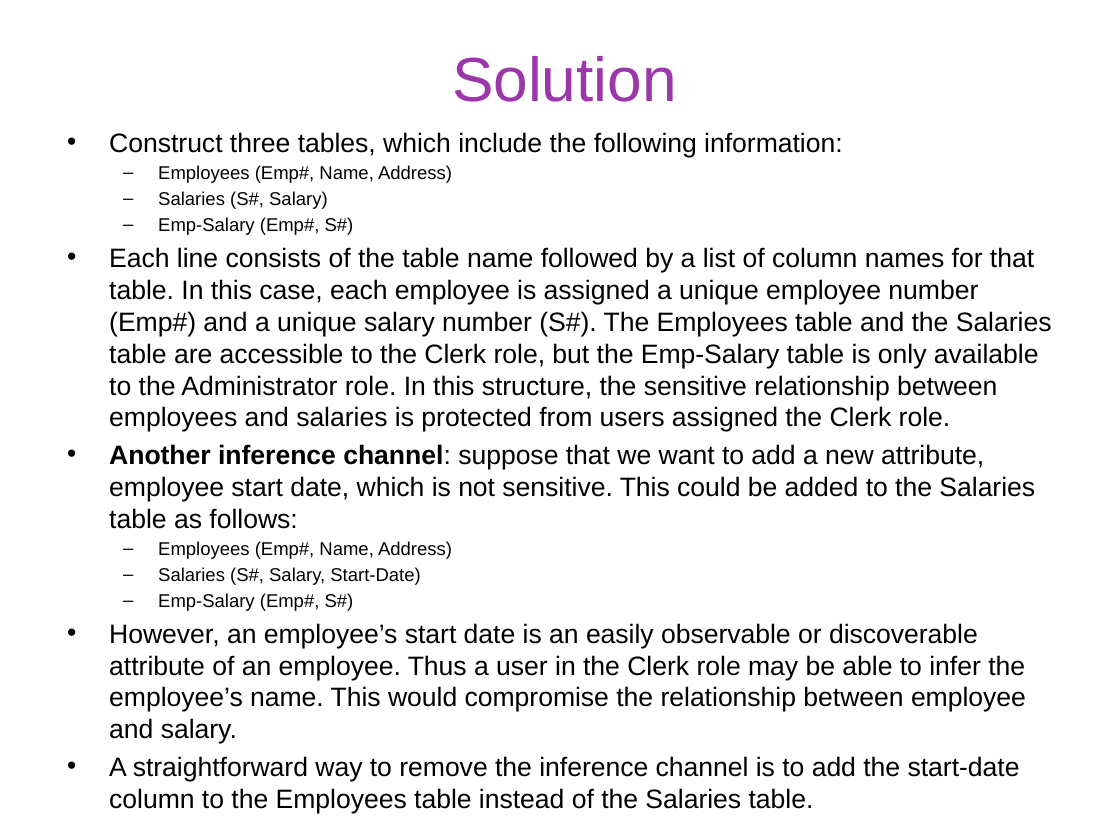
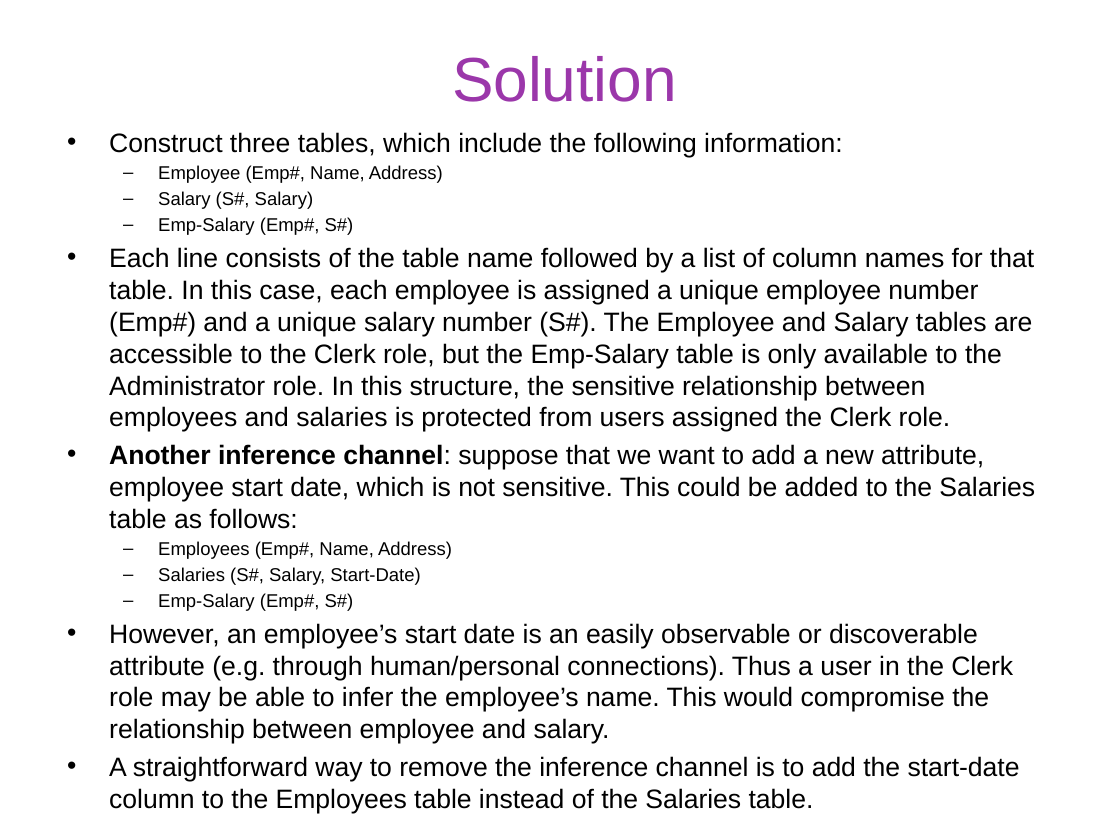
Before and after one commit to gulaoshi/gu.github.io, a slide deck: slide 29 of InfoSec/PPTs/L6-CH05-Database Security.pptx. Drawn at 1120x840 pixels with LibreOffice and Linux fonts; fonts in the diff are those of the drawing. Boxes give left, top, right and bottom in pixels: in the first picture for what was removed or moved away, otherwise in the second. Text is boxed around its words. In the diff, an @@ line names an element or a change of style, - is before the commit and + after.

```diff
--- a/InfoSec/PPTs/L6-CH05-Database Security.pptx
+++ b/InfoSec/PPTs/L6-CH05-Database Security.pptx
@@ text at box(109, 132, 1035, 813): text changed @@
-  – Employees (Emp#, Name, Address)
-  – Salaries (S#, Salary)
+  – Employee (Emp#, Name, Address)
+  – Salary (S#, Salary)
@@ text at box(109, 247, 1034, 432): text changed @@
-• Each line consists of the table name followed by a list of column names for that table. In this case, each employee is assigned a unique employee number (Emp#) and a unique salary number (S#). The Employees table and the Salaries table are accessible to the Clerk role, but the Emp-Salary table is only available to the Administrator role. In this structure, the sensitive relationship between employees and salaries is protected from users assigned the Clerk role.
+• Each line consists of the table name followed by a list of column names for that table. In this case, each employee is assigned a unique employee number (Emp#) and a unique salary number (S#). The Employee and Salary tables are accessible to the Clerk role, but the Emp-Salary table is only available to the Administrator role. In this structure, the sensitive relationship between employees and salaries is protected from users assigned the Clerk role.
@@ text at box(109, 623, 1013, 744): text changed @@
-• However, an employee’s start date is an easily observable or discoverable attribute of an employee. Thus a user in the Clerk role may be able to infer the employee’s name. This would compromise the relationship between employee and salary.
+• However, an employee’s start date is an easily observable or discoverable attribute (e.g. through human/personal connections). Thus a user in the Clerk role may be able to infer the employee’s name. This would compromise the relationship between employee and salary.
```
Also in this commit, not shown: 14 other slides changed, 3 other files.
